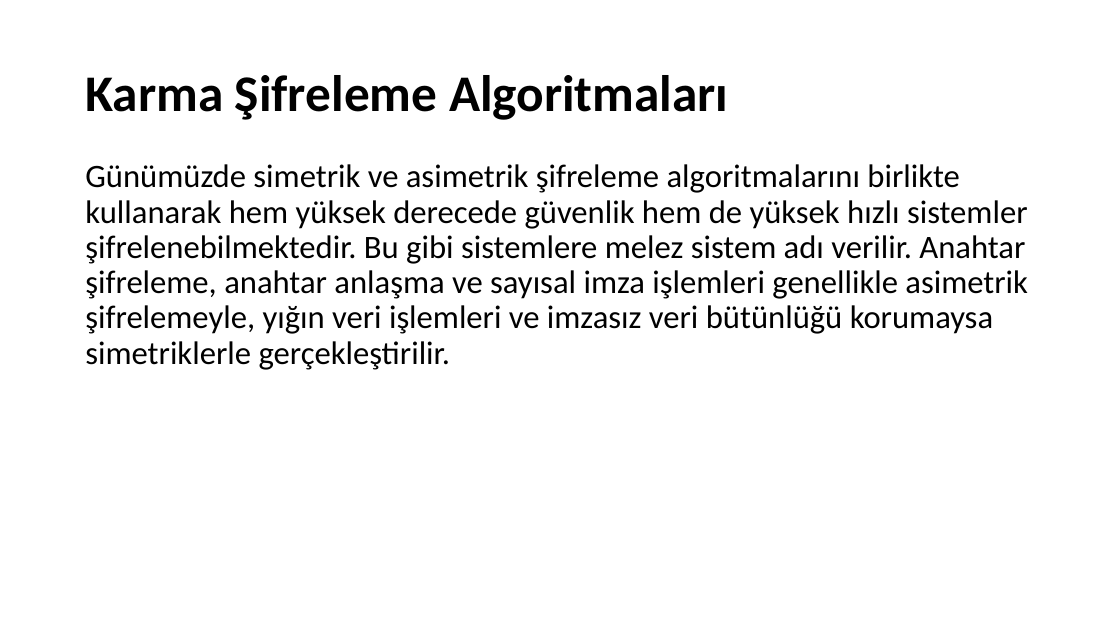
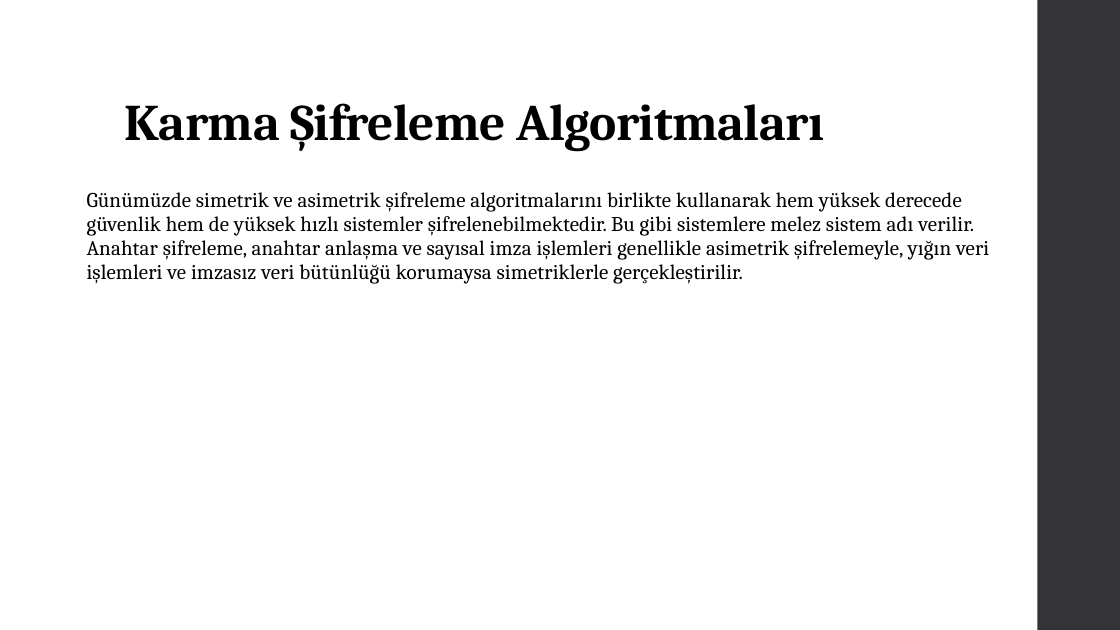
Before and after one commit to Asroyx/assay, a slide deck: slide 6 of sifreleme algoritma.pptx. Drawn at 1120x630 pixels with LibreOffice and Linux fonts; fonts in the diff are those of the drawing. Boxes give left, top, right and bottom in pixels: in the first picture for what was removed or moved away, otherwise in the second. Text is boxed around its words. In the diff, an @@ line names an element or a change of style, - is before the commit and + after.

```diff
--- a/sifreleme algoritma.pptx
+++ b/sifreleme algoritma.pptx
@@ rectangle added at [1038, 0, 1120, 630], fill #353537 @@
@@ title "Karma Şifreleme Algoritmaları": place and size @@
-title "Karma Şifreleme Algoritmaları" at [85, 75, 728, 120]
+title "Karma Şifreleme Algoritmaları" at [124, 103, 824, 151]
@@ title "Karma Şifreleme Algoritmaları" at [124, 103, 824, 151]: font Calibri to Cambria, letter spacing 0 to -0.5 pt; vertical alignment middle to bottom @@
@@ text "Günümüzde simetrik ve asimetrik şifreleme ...": place and size @@
-text "Günümüzde simetrik ve asimetrik şifreleme ..." at [85, 164, 1028, 370]
+text "Günümüzde simetrik ve asimetrik şifreleme ..." at [87, 192, 989, 284]
@@ text "Günümüzde simetrik ve asimetrik şifreleme ..." at [87, 192, 989, 284]: size 28 to 18 pt, font Calibri to Cambria, letter spacing 0 to 0.1 pt; line spacing 0.9 to 0.95; more space between paragraphs @@
```
Also in this commit, not shown: 7 other slides changed, 10 slides added.
